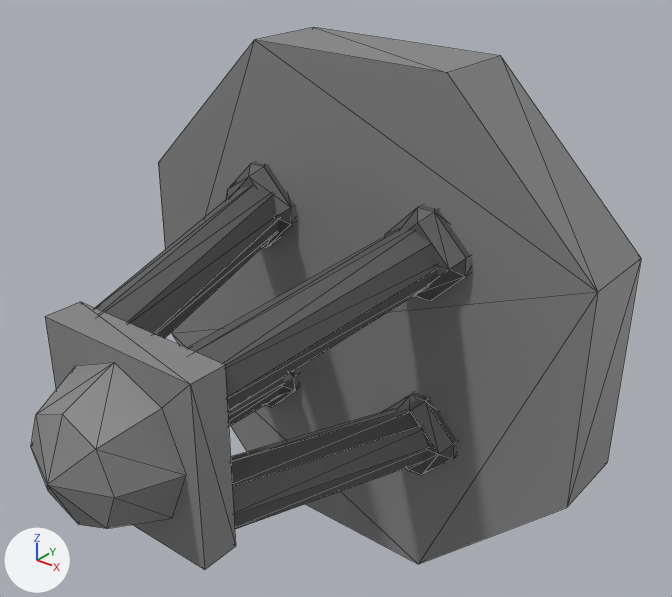
A saved change to the OBJ model EntornVGI/modelos/Torretas/turret3_base.obj.
Camera for both pictures: a 50 mm camera at (1.84, -2.64, 1.51) aimed at (0.15, -0.53, 0.2). Arrows for +X, +Y and +Z are at lower left; the lights stay in place. The first picture is the older version. Mesh edges are drawn as thin lines. Where no turn or scale is listed for an object, it has been applied to the vertices.
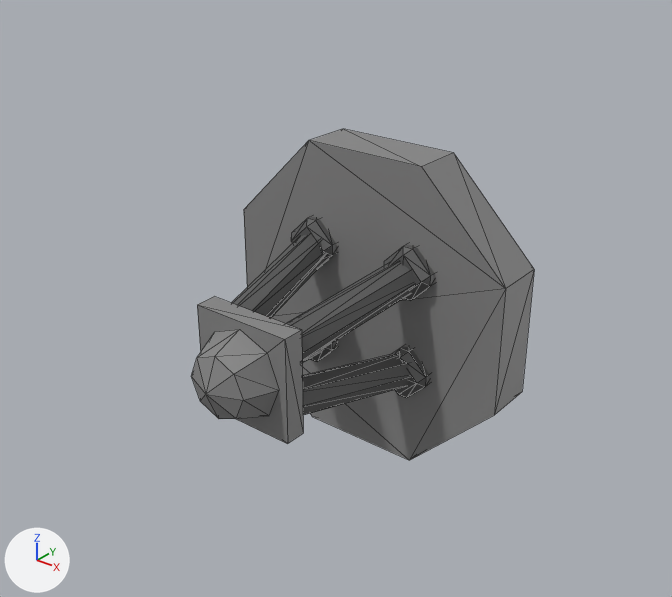
What the commit changed:
me_cylinder_003 is used by ob_cylinder_003; location (0.0, 0.0, 0.0).
me_cylinder_003 had 201 vertices, 352 faces and spanned x -0.93..0.93, y -1.56..0.0, z -0.93..0.93.
me_cylinder_003 now has 201 vertices, 352 faces and spans x -0.58..0.58, y -0.98..0.0, z -0.58..0.58.
me_cylinder_003 part 1: a new loose piece, a box spanning x -0.188..0.188, y -0.82..-0.742, z -0.187..0.188, in mat_material (grey #868686).
me_cylinder_003 part 2: the loose piece of 16 vertices spanning x 0.08..0.46, y -1.25..-0.19, z -0.47..-0.08 is scaled about its middle by 0.625, then moved by (-0.11, 0.26, 0.13).
me_cylinder_003 part 3: the loose piece of 24 vertices spanning x 0.2..0.51, y -0.38..-0.2, z -0.5..-0.19 is scaled about its middle by 0.625, then moved by (-0.14, 0.1, 0.15).
me_cylinder_003 part 4: the loose piece of 16 vertices spanning x 0.08..0.46, y -1.25..-0.19, z 0.08..0.47 is scaled about its middle by 0.625, then moved by (-0.11, 0.26, -0.13).
me_cylinder_003 part 5: the loose piece of 24 vertices spanning x 0.2..0.51, y -0.38..-0.2, z 0.19..0.5 is scaled about its middle by 0.625, then moved by (-0.14, 0.1, -0.15).
me_cylinder_003 part 6: the loose piece of 16 vertices spanning x -0.47..-0.08, y -1.25..-0.19, z 0.08..0.47 is scaled about its middle by 0.625, then moved by (0.12, 0.26, -0.13).
me_cylinder_003 part 7: the loose piece of 16 vertices spanning x -0.47..-0.08, y -1.25..-0.19, z -0.47..-0.08 is scaled about its middle by 0.625, then moved by (0.12, 0.26, 0.13).
me_cylinder_003 part 8: the loose piece of 24 vertices spanning x -0.51..-0.21, y -0.38..-0.2, z 0.19..0.5 is scaled about its middle by 0.625, then moved by (0.15, 0.1, -0.15).
me_cylinder_003 part 9: the loose piece of 24 vertices spanning x -0.51..-0.21, y -0.38..-0.2, z -0.5..-0.19 is scaled about its middle by 0.625, then moved by (0.15, 0.1, 0.15).
me_cylinder_003 part 10: the loose piece of 17 vertices spanning x -0.26..0.26, y -1.56..-1.3, z -0.26..0.26 is scaled about the mesh origin by 0.625.
me_cylinder_003 part 11: a new loose piece, an 8-sided cylinder along y spanning x -0.58..0.58, y -0.19..0.0, z -0.58..0.58, in mat_material_007 (grey #868686).
me_cylinder_003 part 12: the loose piece of 16 vertices spanning x -0.93..0.93, y -0.31..0.0, z -0.93..0.93 is deleted.
me_cylinder_003 part 13: the loose piece of 8 vertices spanning x -0.3..0.3, y -1.3..-1.18, z -0.3..0.3 is deleted.

What differs and where, as boxes (x1, y1, x2, y2) in the pictures (672 x 597 px; the box of a moved part takes in the faces that stretch with it):
'Cylinder.003', reshaped (44% narrower, 39% shorter): before (31, 27, 641, 569); after (191, 129, 534, 460)
part 1 of me_cylinder_003, added: after (197, 297, 303, 444)
part 2 of me_cylinder_003, moved or reshaped: before (231, 409, 428, 529); after (302, 354, 411, 415)
part 3 of me_cylinder_003, moved or reshaped: before (383, 392, 458, 475); after (392, 346, 429, 398)
part 4 of me_cylinder_003, moved or reshaped: before (187, 229, 438, 411); after (285, 262, 414, 361)
part 5 of me_cylinder_003, moved or reshaped: before (385, 205, 470, 301); after (384, 244, 435, 300)
part 6 of me_cylinder_003, moved or reshaped: before (95, 185, 279, 338); after (232, 234, 326, 318)
part 7 of me_cylinder_003, moved or reshaped (mostly hidden afterwards): before (228, 378, 283, 426); after (302, 349, 322, 363)
part 8 of me_cylinder_003, moved or reshaped: before (226, 162, 296, 248); after (291, 216, 336, 267)
part 9 of me_cylinder_003, moved or reshaped: before (266, 370, 299, 407); after (311, 341, 336, 362)
part 10 of me_cylinder_003, moved or reshaped: before (31, 362, 186, 529); after (191, 329, 279, 419)
part 11 of me_cylinder_003, added: after (244, 129, 534, 460)
part 12 of me_cylinder_003, deleted: before (158, 27, 641, 564)
part 13 of me_cylinder_003, deleted: before (45, 302, 236, 569)
